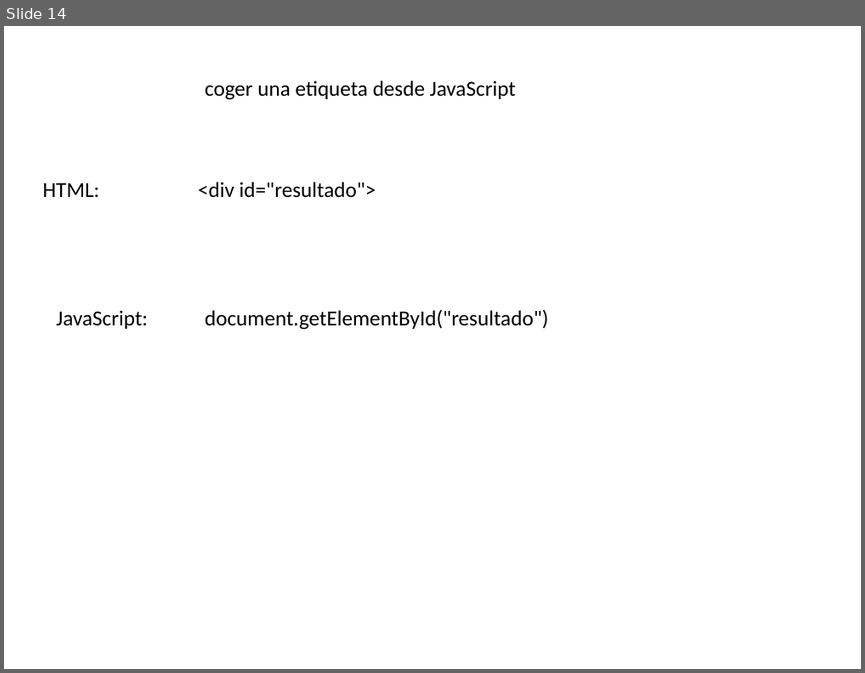
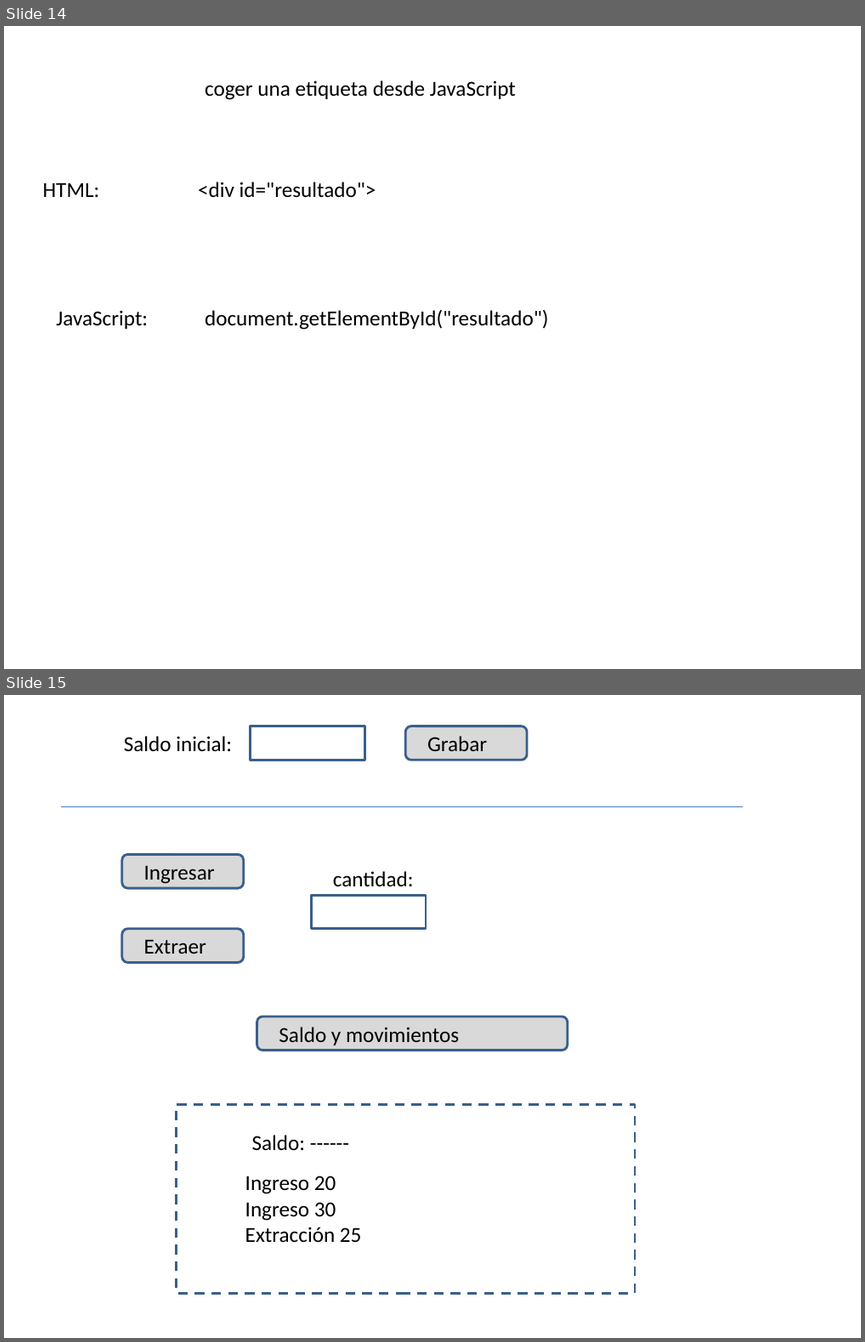
Before and after one commit to amartinsierra/javascript2025, a slide deck: pizarra.pptx. Shown one above the other, each under a label of ours: slide 14 before the commit, slides 14 and 15 after it. The pictures are 865x673 and 865x1342 pixels, drawn with LibreOffice and Linux fonts; fonts in the diff are those of the drawing. Boxes give left, top, right and bottom in pixels: in the first picture for what was removed or moved away, otherwise in the second. Text is boxed around its words. In the diff, an @@ line names an element or a change of style, - is before the commit and + after.

```diff
--- a/pizarra.pptx
+++ b/pizarra.pptx
@@ slide 15 added at [4,695,861,1338], background #FFFFFF @@
@@ text added at [124,736,232,751], 18 pt, text #000000 @@
+Saldo inicial:
@@ rectangle added at [250,726,364,760], outline #3A5F8C 2 pt @@
@@ rounded rectangle added at [406,726,528,760], fill #D9D9D9, outline #3A5F8C 2 pt @@
@@ text added at [427,736,487,751], 18 pt, text #000000 @@
+Grabar
@@ line added from (62, 807) to (743, 807), #4B7EBC 0.75 pt @@
@@ rounded rectangle added at [122,854,244,888], fill #D9D9D9, outline #3A5F8C 2 pt @@
@@ text added at [144,866,215,884], 18 pt, text #000000 @@
+Ingresar
@@ text added at [333,871,414,886], 18 pt, text #000000 @@
+cantidad:
@@ rectangle added at [311,895,426,928], outline #3A5F8C 2 pt @@
@@ rounded rectangle added at [122,929,244,962], fill #D9D9D9, outline #3A5F8C 2 pt @@
@@ text added at [144,940,206,953], 18 pt, text #000000 @@
+Extraer
@@ rounded rectangle added at [256,1016,567,1049], fill #D9D9D9, outline #3A5F8C 2 pt @@
@@ text added at [279,1027,459,1045], 18 pt, text #000000 @@
+Saldo y movimientos
@@ rectangle added at [177,1104,635,1293], outline #3A5F8C 2 pt dashed @@
@@ text added at [252,1134,306,1151], 18 pt, text #000000 @@
+Saldo: ------
@@ text added at [245,1175,362,1242], 18 pt, text #000000 @@
+Ingreso 20
+Ingreso 30
+Extracción 25
```
Also in this commit, not shown: 8 other slides added.
